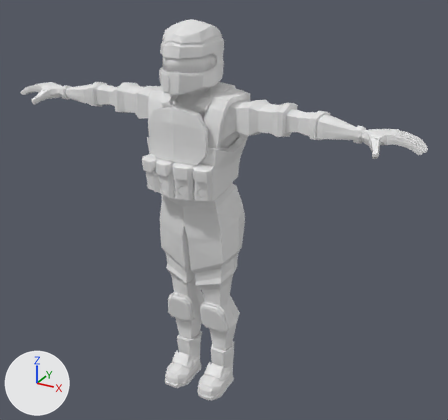
Two versions of the Blender file Blender/CharacterBase.blend, one commit apart.
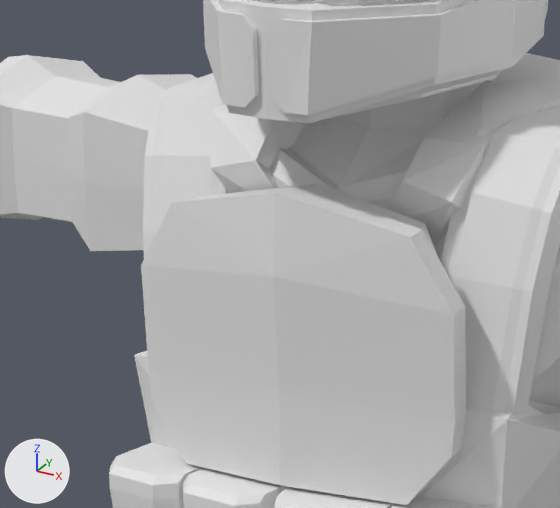
There are two pictures of each version: one whole from a 50 mm lens placed at (2.99, -4.99, 4.59), pointed at (0.22, 0.03, 2.08), one close up on the part from 27% to 50% of the width and 17% to 40% of the height. Arrows for +X, +Y and +Z are at lower left; the lights stay in place.
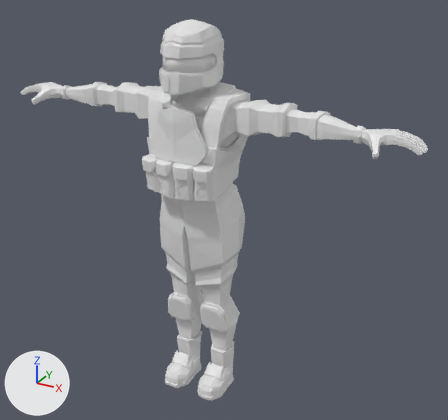
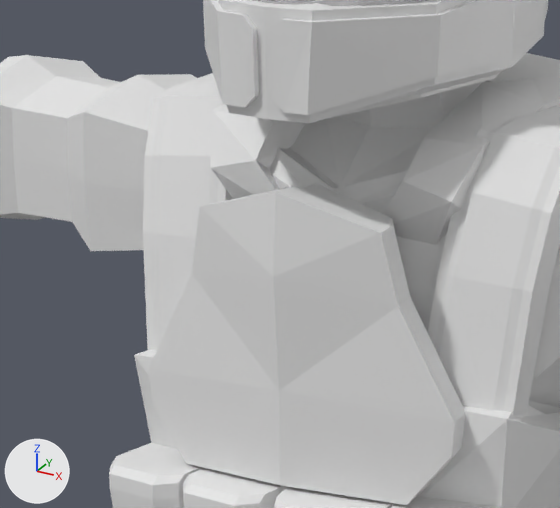
Where the change shows, as pixel boxes (x1, y1, x2, y2) in the close-ups (560 x 508 px; the box of a moved part takes in the faces that stretch with it):
part 1 of me_cube_002, moved or reshaped
    before: (141, 184, 466, 423)
    after: (149, 184, 465, 423)

Edits to the bpy script that builds the scene:
```text
Change me_cube_002:
    where me_cube_002.from_pydata(...)  # 416 vertices, 381 faces; spans x 0.0..0.439, y -0.58..0.277, z 2.338..3.305
    used by ob_cube_001; location = (0.0, 0.0, 0.0)
    me_cube_002 part 1
    me_cube_002.vertices[56].co: (0.236, -0.335, 3.04) -> (0.146, -0.335, 3.04)
    me_cube_002.vertices[58].co: (0.28, -0.397, 3.034) -> (0.19, -0.397, 3.034)
    me_cube_002.vertices[96].co: (0.221, -0.401, 3.161) -> (0.165, -0.401, 3.161)  # pixel (422, 229) -> pixel (393, 225)
    me_cube_002.vertices[99].co: (0.296, -0.395, 3.041) -> (0.192, -0.395, 3.041)  # pixel (465, 306) -> pixel (410, 297)
    me_cube_002.vertices[103].co: (0.21, -0.403, 3.146) -> (0.147, -0.403, 3.146)
    me_cube_002.vertices[104].co: (0.188, -0.338, 3.153) -> (0.125, -0.338, 3.153)  # pixel (424, 223) -> pixel (392, 218)
    me_cube_002.vertices[146].co: (0.307, -0.453, 3.043) -> (0.204, -0.453, 3.043)  # pixel (453, 314) -> pixel (398, 306)
    me_cube_002.vertices[150].co: (0.233, -0.459, 3.163) -> (0.177, -0.459, 3.163)  # pixel (410, 237) -> pixel (380, 233)
```
